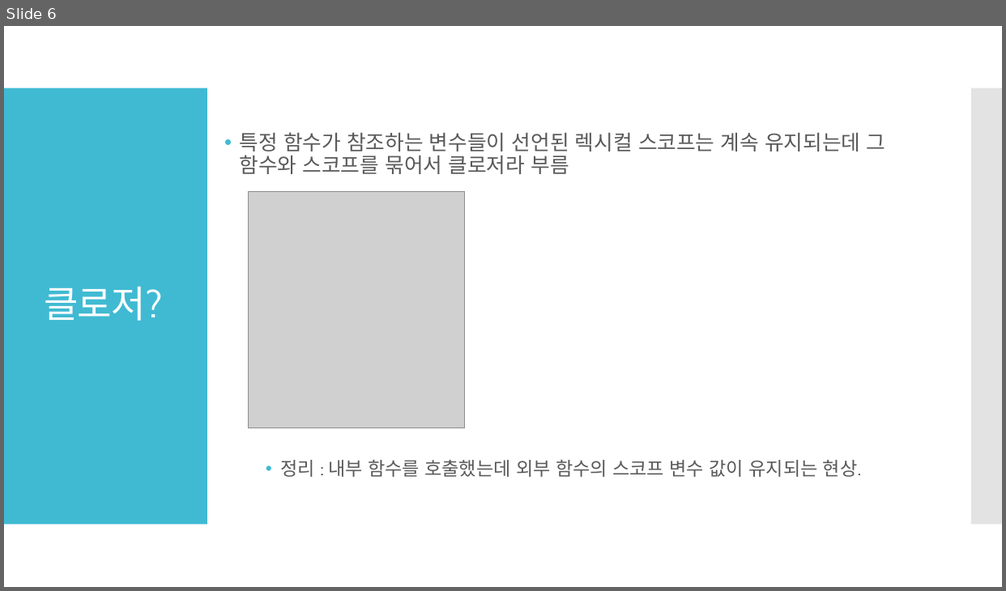
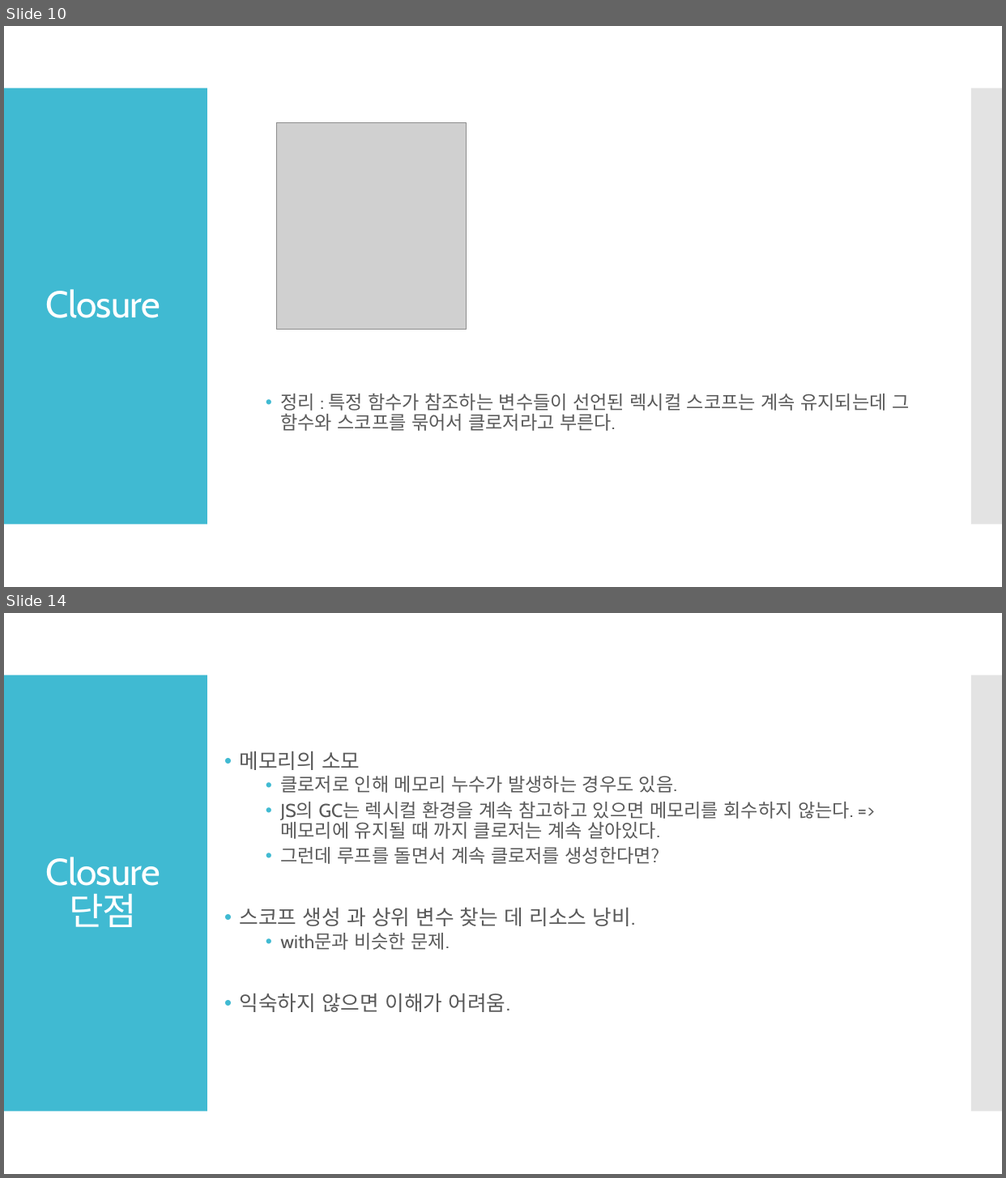
Before and after one commit to Laon63/Study_Javascript, a slide deck: JS 스코프와 클로저.pptx. Shown one above the other, each under a label of ours: slide 6 before the commit, slides 10 and 14 after it; the slides between them are not shown. The pictures are 1006x591 and 1006x1178 pixels, drawn with LibreOffice and Linux fonts; fonts in the diff are those of the drawing; grey boxes stand for pictures. Boxes give left, top, right and bottom in pixels: in the first picture for what was removed or moved away, otherwise in the second. Text is boxed around its words. In the diff, an @@ line names an element or a change of style, - is before the commit and + after.

```diff
--- a/JS 스코프와 클로저.pptx
+++ b/JS 스코프와 클로저.pptx
@@ slide 14 added at (x1=4, y1=613, x2=1002, y2=1174), background #FFFFFF; not listed: 2 template elements that a slide beside it also shows @@
@@ text added at (x1=240, y1=752, x2=853, y2=1012), 18 pt, text #595959 @@
+• 메모리의 소모
+  • 클로저로 인해 메모리 누수가 발생하는 경우도 있음.
+  • JS의 GC는 렉시컬 환경을 계속 참고하고 있으면 메모리를 회수하지 않는다. => 메모리에 유지될 때 까지 클로저는 계속 살아있다.
+  • 그런데 루프를 돌면서 계속 클로저를 생성한다면?
+• 스코프 생성 과 상위 변수 찾는 데 리소스 낭비.
+  • with문과 비슷한 문제.
+• 익숙하지 않으면 이해가 어려움.
@@ title added at (x1=46, y1=857, x2=160, y2=927), 36 pt, text #FFFFFF @@
+Closure
+단점
@@ what was slide 6 is now slide 10 @@
@@ slide 10 changed as well @@
@@ picture resized from (x1=248, y1=191, x2=465, y2=429) to (x1=277, y1=123, x2=467, y2=330) @@
@@ title at (x1=46, y1=289, x2=160, y2=318): text changed @@
-클로저?
+Closure
@@ text at (x1=280, y1=393, x2=909, y2=431): text changed; size 20 to 18 pt @@
-• 특정 함수가 참조하는 변수들이 선언된 렉시컬 스코프는 계속 유지되는데 그 함수와 스코프를 묶어서 클로저라 부름
-  • 정리 : 내부 함수를 호출했는데 외부 함수의 스코프 변수 값이 유지되는 현상.
+  • 정리 : 특정 함수가 참조하는 변수들이 선언된 렉시컬 스코프는 계속 유지되는데 그 함수와 스코프를 묶어서 클로저라고 부른다.
```
Also in this commit, not shown: 4 other slides changed, 7 other slides added, 1 slide removed.
